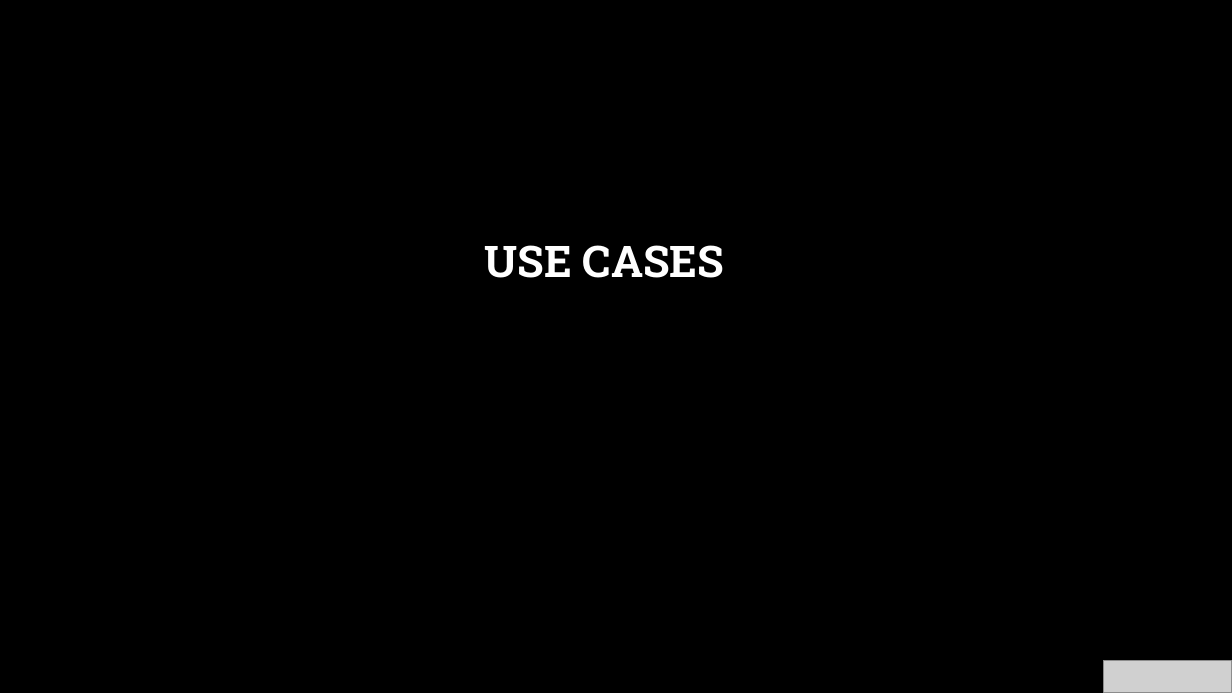
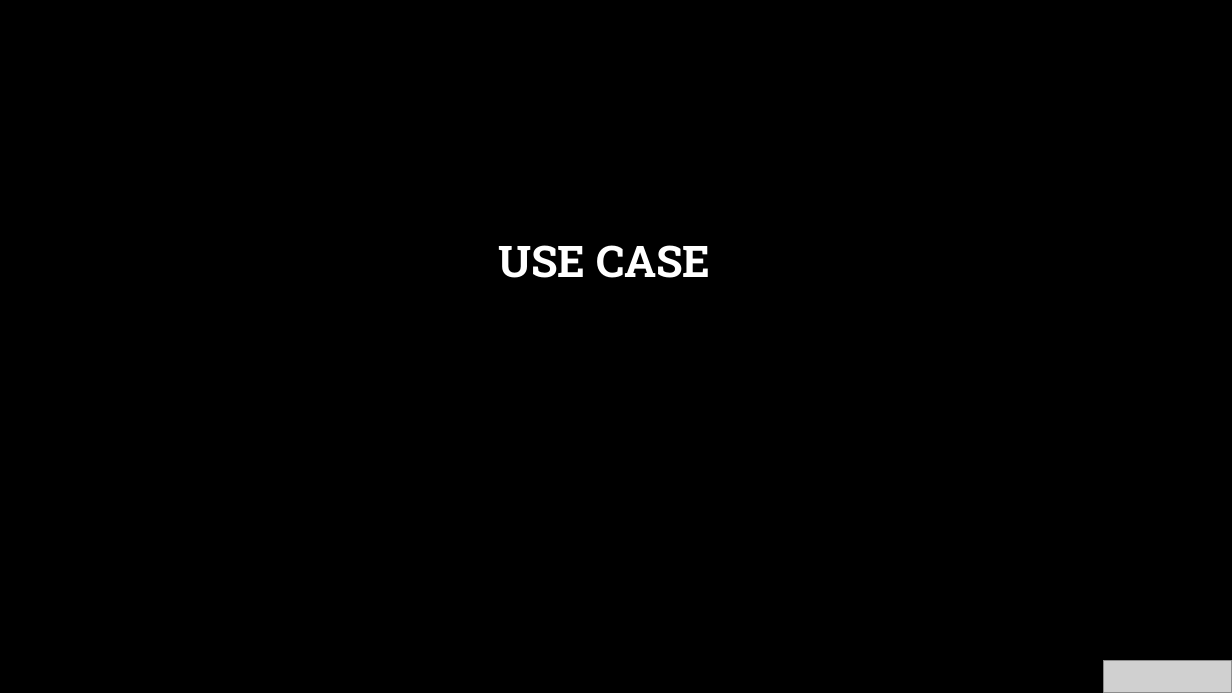
Before and after one commit to codidharma/presentations, a slide deck: slide 15 of 2022/LogicAppsVPowerAutomate.pptx. Drawn at 1232x693 pixels with LibreOffice and Linux fonts; fonts in the diff are those of the drawing; grey boxes stand for pictures; background and template pictures are left out. Boxes give left, top, right and bottom in pixels: in the first picture for what was removed or moved away, otherwise in the second. Text is boxed around its words. In the diff, an @@ line names an element or a change of style, - is before the commit and + after.

```diff
--- a/2022/LogicAppsVPowerAutomate.pptx
+++ b/2022/LogicAppsVPowerAutomate.pptx
@@ title at (498, 245, 711, 278): text changed @@
-USE CASES
+USE CASE
```
Also in this commit, not shown: 5 other slides changed, 5 slides added, 1 slide removed.
